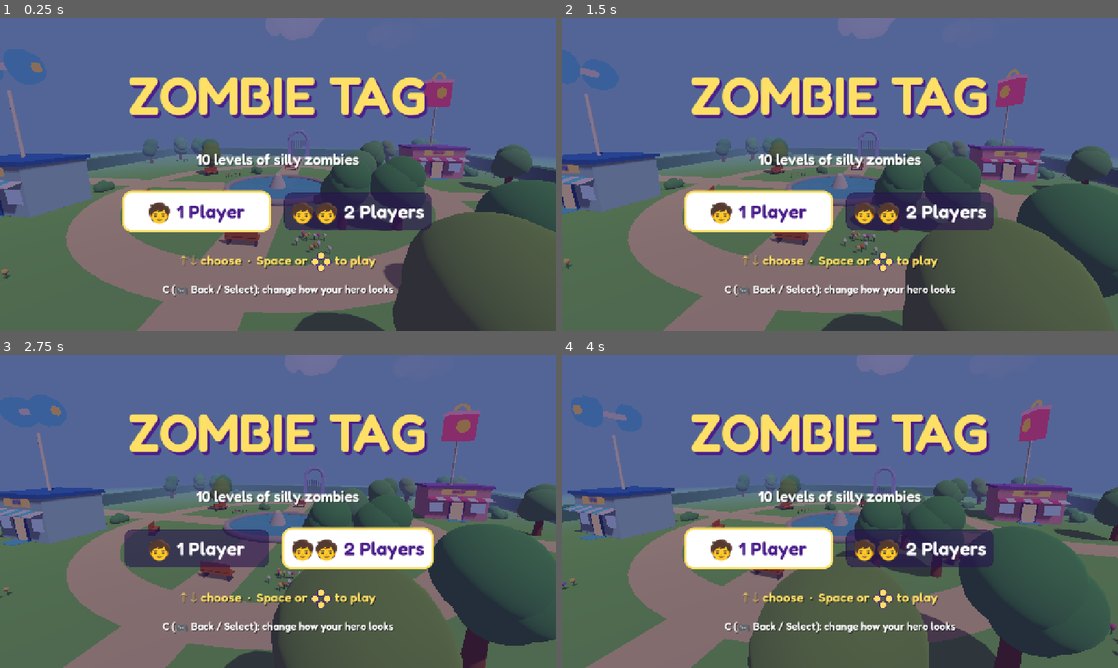
Above: before the commit, frames 1-4 (two rows, left to right).
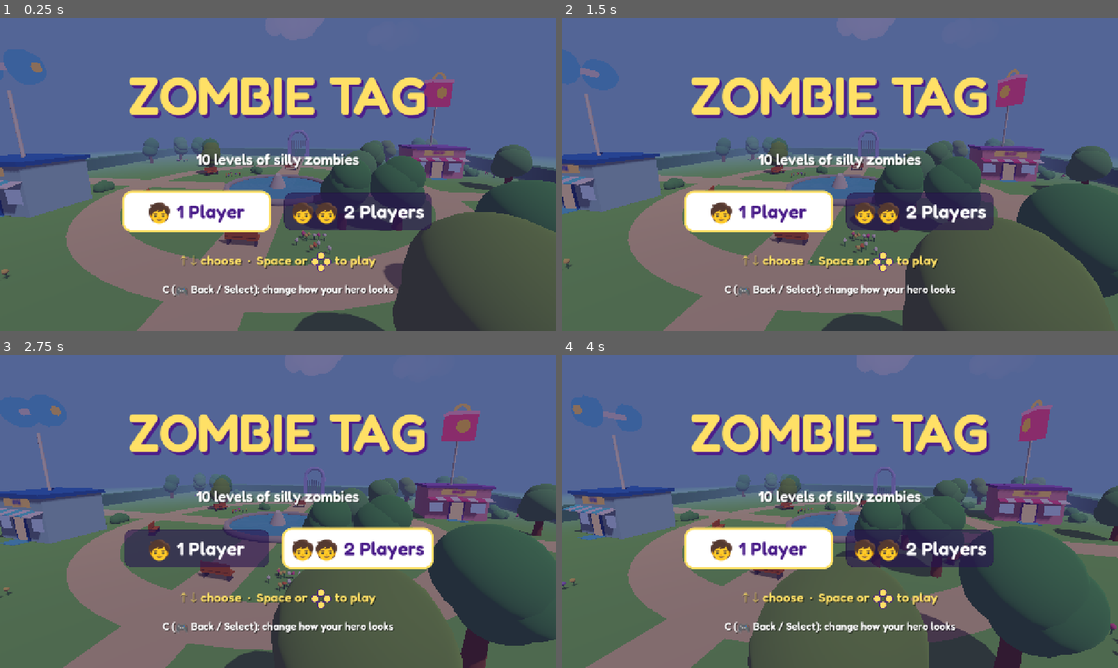
Above: after the commit, the same moments.

Repository: BennyWebb/zombie-tag
Game: Godot game, scene res://scenes/main.tscn
The game is run twice, just before and just after one commit, with the same random seed, the same clock (stepped at 60 frames per second) and the same inputs.
Inputs:
- Up to frame 1 (0.25 s): no input
- Up to frame 2 (1.5 s): tap Enter at 0.5, 0.6 s; hold D (menu_right) 0.53-1.28 s; hold Escape (menu_back) from 1.28 s (still down); tap Keypad Enter at 1.35 s
- Up to frame 3 (2.75 s): release Escape (menu_back) at 2.03 s; hold D (menu_right) from 2.03 s (still down); tap Backspace at 2.1 s
- Up to frame 4 (4 s): release D (menu_right) at 2.78 s; hold W (menu_up) 2.78-3.53 s; tap Q at 2.85 s; hold A (menu_left) from 3.53 s (still down); tap Shift at 3.6 s

The runs differ from the first frame. In frame 1, less than 0.1% of the frame differs, in the area x 16-96%, y 1-56%; in frame 2, less than 0.1%; in frame 3, less than 0.1%; in frame 4, less than 0.1%, in the area x 7-100%, y 0-60%.

Commit message:
Godot: fewer draw calls for scenery, coins and effects; slow frames on F3
- Scenery and the shop and gym are joined up into one mesh per look
  when a level is made (moving parts like the gate, signs and rides stay
  separate): 20-40% fewer draw calls looking into a level.
- All coins are drawn as one MultiMesh instead of a model each, and
  confetti, splashes and floating words are reused rather than made new:
  a zombie pop takes about a quarter of the time it did.
- F3 shows the size the world is really drawn at, and the slowest of the
  last 120 frames, 1 in 20, and how many missed the TV's refresh.

Co-Authored-By: Claude Opus 5.5 <noreply@anthropic.com>
Claude-Session: https://claude.ai/code/session_01LLQA4ZnRtB4LSabNngitDm

Diff:
--- a/godot/scripts/coins.gd
+++ b/godot/scripts/coins.gd
@@ -2,9 +2,39 @@
 extends Node3D
 ## Spinning Tag Bux coins that burst out of popped zombies; walk over them to collect them
 ## (src/coins.js). Close by, they fly to you, and once every zombie is popped they all do.
+## All the coins are drawn together, as one "MultiMesh": a list of where each one is, drawn in one
+## go, which is much quicker than a node for every coin (a popped zombie can drop 25).
+
+const STAND_UP := Basis(Vector3.RIGHT, PI / 2) # the coin model lies flat; coins stand on their edge
 
 var coin_scene: PackedScene = load("res://models/coin.glb")
-var list: Array = [] # each coin: { node, vel, value, age, landed }
+var list: Array = [] # each coin: { pos, spin, vel, value, age, landed }
+var drawers: Array[MultiMeshInstance3D] = [] # (one, or two if some of the coin casts no shadow)
+
+
+func _ready() -> void:
+	var model: Node3D = coin_scene.instantiate()
+	Data.remove_extra_shadows(model)
+	Data.merge_meshes(model, [])
+	for joined in model.get_children():
+		if joined.name.begins_with("joined"):
+			var drawer := MultiMeshInstance3D.new()
+			drawer.multimesh = MultiMesh.new()
+			drawer.multimesh.transform_format = MultiMesh.TRANSFORM_3D
+			drawer.multimesh.mesh = joined.mesh
+			drawer.cast_shadow = joined.cast_shadow
+			add_child(drawer)
+			drawers.append(drawer)
+	model.free()
+
+
+## A coin drawn the same way, for warming up (see main.gd's warm_up).
+func warm_up_coin() -> Node3D:
+	var drawer: MultiMeshInstance3D = drawers[0].duplicate()
+	drawer.multimesh = drawers[0].multimesh.duplicate()
+	drawer.multimesh.instance_count = 1
+	drawer.multimesh.set_instance_transform(0, Transform3D(STAND_UP, Vector3.ZERO))
+	return drawer
 
 
 ## Scatters enough coins to add up to `value` Tag Bux.
@@ -12,23 +42,17 @@
 	var coin_value: int = Data.config.tagBux.coinValue
 	var count := maxi(1, roundi(float(value) / coin_value))
 	for i in count:
-		var spinner := Node3D.new() # spins round; the coin inside stands on its edge
-		var coin: Node3D = coin_scene.instantiate()
-		coin.rotation.x = PI / 2
-		spinner.add_child(coin)
-		Data.remove_extra_shadows(coin)
-		spinner.position = pos
-		spinner.rotation.y = randf() * TAU
-		add_child(spinner)
 		var a := TAU * i / count + randf() * 0.5
 		var s := randf_range(1.5, 3.0)
 		list.append({
-			node = spinner,
+			pos = pos,
+			spin = randf() * TAU,
 			vel = Vector3(cos(a) * s, randf_range(4, 6), sin(a) * s),
 			value = value if count == 1 else coin_value,
 			age = 0.0,
 			landed = false,
 		})
+	draw()
 
 
 ## How many Tag Bux are still lying about (or flying to you).
@@ -40,9 +64,20 @@
 
 
 func clear() -> void:
-	for c in list:
-		c.node.queue_free()
 	list.clear()
+	draw()
+
+
+## Tells the MultiMesh where every coin is now.
+func draw() -> void:
+	for drawer in drawers:
+		var mm := drawer.multimesh
+		if mm.instance_count < list.size():
+			mm.instance_count = list.size() + 32 # (room for a few more)
+		mm.visible_instance_count = list.size()
+		for i in list.size():
+			var c: Dictionary = list[i]
+			mm.set_instance_transform(i, Transform3D(Basis(Vector3.UP, c.spin) * STAND_UP, c.pos))
 
 
 ## Moves the coins and gives them to whoever touches them first. pull_all: every coin flies to
@@ -53,9 +88,9 @@
 	var collected := []
 	for i in range(list.size() - 1, -1, -1):
 		var c: Dictionary = list[i]
-		var pos: Vector3 = c.node.position
+		var pos: Vector3 = c.pos
 		c.age += delta
-		c.node.rotate_y(delta * 4)
+		c.spin += delta * 4
 
 		var nearest = null
 		var nearest_dist := INF
@@ -87,10 +122,10 @@
 					c.landed = true
 		else:
 			pos.y = 0.5 + sin(c.age * 3 + i) * 0.08 # a gentle bob
-		c.node.position = pos
+		c.pos = pos
 
 		if nearest and ready and Vector2(nearest.position.x - pos.x, nearest.position.z - pos.z).length() < nearest.radius + t.pickupDistance:
 			collected.append([nearest, c.value])
-			c.node.queue_free()
 			list.remove_at(i)
+	draw()
 	return collected
--- a/godot/scripts/data.gd
+++ b/godot/scripts/data.gd
@@ -50,6 +50,63 @@
 		remove_extra_shadows(child)
 
 
+## Joins up the parts of a model that never move into as few meshes as possible: one for each
+## look (colour, shine, glow...), since drawing each mesh costs the processor time, however small it
+## is. Parts under `keep` (things that move, spin or get hidden) and hidden parts stay as they are.
+## The joined-up parts keep their nodes, with no mesh, so anything inside them stays too.
+func merge_meshes(model: Node3D, keep: Array) -> void:
+	var groups := {} # [the look, whether it casts a shadow, the mesh's layout] -> [SurfaceTool, material]
+	for node in model.find_children("*", "MeshInstance3D", true, false):
+		var m: MeshInstance3D = node
+		if m.mesh == null or keep.any(func(k): return k and (k == m or k.is_ancestor_of(m))):
+			continue
+		# where it is in the model (and whether it's hidden), from its own place in each part it's in
+		var place := Transform3D.IDENTITY
+		var shown := true
+		var part: Node = m
+		while part != model:
+			place = part.transform * place
+			shown = shown and part.visible
+			part = part.get_parent()
+		if not shown:
+			continue
+		if range(m.mesh.get_surface_count()).any(func(i): return m.mesh.surface_get_primitive_type(i) != Mesh.PRIMITIVE_TRIANGLES):
+			continue # (something unusual: left as it is)
+		for i in m.mesh.get_surface_count():
+			var material := m.get_active_material(i)
+			var key := [look(material), m.cast_shadow, m.mesh.surface_get_format(i) & Mesh.ARRAY_FORMAT_INDEX - 1]
+			if not groups.has(key):
+				var st := SurfaceTool.new()
+				st.begin(Mesh.PRIMITIVE_TRIANGLES)
+				groups[key] = [st, material]
+			groups[key][0].append_from(m.mesh, i, place)
+		m.mesh = null
+	var by_shadow := {} # one mesh for the parts with shadows, and one for the ones without
+	for key in groups:
+		if not by_shadow.has(key[1]):
+			var joined := MeshInstance3D.new()
+			joined.name = "joined"
+			joined.mesh = ArrayMesh.new()
+			joined.cast_shadow = key[1]
+			model.add_child(joined)
+			by_shadow[key[1]] = joined
+		var mesh: ArrayMesh = by_shadow[key[1]].mesh
+		groups[key][0].commit(mesh)
+		mesh.surface_set_material(mesh.get_surface_count() - 1, groups[key][1])
+
+
+## What a material looks like, as a list of its settings, so two materials that look the same (but
+## are separate copies) can share a mesh.
+static func look(material: Material) -> Array:
+	if not material is BaseMaterial3D:
+		return [material]
+	var settings := []
+	for p in material.get_property_list():
+		if p.usage & PROPERTY_USAGE_STORAGE and not p.name.begins_with("resource_") and p.name != "script":
+			settings.append(material.get(p.name))
+	return settings
+
+
 ## Every mesh in a model whose material has this name (like "skin"), with the surface it's on.
 func find_material_uses(model: Node, material_name: String) -> Array:
 	var found := []
--- a/godot/scripts/effects.gd
+++ b/godot/scripts/effects.gd
@@ -3,7 +3,8 @@
 ## Bursts of confetti, splashes where shots land, and words that float up, like "POP!"
 ## (src/effects.js).
 ## Each burst is a CPUParticles3D: one node draws all its bits at once, which is much quicker than
-## a node for every bit.
+## a node for every bit. Finished bursts and words are kept to use again, since making new ones
+## in the middle of a fight takes time.
 
 const CONFETTI_COLOURS := [0xff4f8b, 0xffe066, 0x4fc3f7, 0x9cff57, 0xb28dff, 0xff8a3d]
 
@@ -11,6 +12,8 @@
 var confetti_colours := Gradient.new()
 var splash_colours := {} # each kind of shot's colours, as a Gradient (made when first needed)
 var texts: Array = [] # [Label3D, life left]
+var spare_bursts: Array[CPUParticles3D] = []
+var spare_labels: Array[Label3D] = []
 var font: Font = load("res://fonts/fredoka_bold.tres")
 
 
@@ -69,11 +72,8 @@
 
 ## A burst of confetti when a zombie pops.
 func confetti(pos: Vector3, count := 70) -> void:
-	var p := CPUParticles3D.new()
-	p.mesh = confetti_mesh
+	var p := burst()
 	p.amount = count
-	p.one_shot = true
-	p.explosiveness = 1.0
 	p.lifetime = 2.4
 	p.lifetime_randomness = 0.33
 	p.direction = Vector3.UP
@@ -86,11 +86,11 @@
 	p.angular_velocity_min = -600
 	p.angular_velocity_max = 600
 	p.particle_flag_rotate_y = true
+	p.scale_amount_min = 1.0
+	p.scale_amount_max = 1.0
 	p.color_initial_ramp = confetti_colours
 	p.position = pos
-	add_child(p)
-	p.emitting = true
-	p.finished.connect(p.queue_free)
+	p.restart()
 
 
 ## A little burst of drops (water, goo, snow, pumpkin...) where a shot lands. shot: which kind,
@@ -98,11 +98,8 @@
 func splash(pos: Vector3, shot: String, count := 12, power := 1.0) -> void:
 	if not splash_colours.has(shot):
 		splash_colours[shot] = pick_one_of(Data.models.models["shots/" + shot].splashColours)
-	var p := CPUParticles3D.new()
-	p.mesh = confetti_mesh
+	var p := burst()
 	p.amount = count
-	p.one_shot = true
-	p.explosiveness = 1.0
 	p.lifetime = 0.7 * power
 	p.lifetime_randomness = 0.43
 	p.direction = Vector3.UP
@@ -116,27 +113,45 @@
 	p.angular_velocity_max = 600
 	p.scale_amount_min = power
 	p.scale_amount_max = power
+	p.particle_flag_rotate_y = false
 	p.color_initial_ramp = splash_colours[shot]
 	p.position = pos
+	p.restart()
+
+
+## A burst to use: a finished one, or a new one if they're all busy. (Each use sets everything it
+## needs, since the last use might have been something else.)
+func burst() -> CPUParticles3D:
+	if not spare_bursts.is_empty():
+		return spare_bursts.pop_back()
+	var p := CPUParticles3D.new()
+	p.mesh = confetti_mesh
+	p.one_shot = true
+	p.explosiveness = 1.0
+	p.emitting = false
 	add_child(p)
-	p.emitting = true
-	p.finished.connect(p.queue_free)
+	p.finished.connect(func(): spare_bursts.append(p))
+	return p
 
 
 ## A word that floats up and fades away, like "POP!".
 func float_text(pos: Vector3, text: String, colour: Color, size := 1.6) -> void:
-	var label := Label3D.new()
+	var label: Label3D = spare_labels.pop_back() if not spare_labels.is_empty() else null
+	if label == null:
+		label = Label3D.new()
+		label.font = font
+		label.outline_size = 24
+		label.font_size = 96
+		label.billboard = BaseMaterial3D.BILLBOARD_ENABLED
+		label.no_depth_test = true # it shows in front of everything, like the browser game's
+		add_child(label)
 	label.text = text
-	label.font = font
 	label.modulate = colour
 	label.outline_modulate = Color("4b1e8a")
-	label.outline_size = 24
-	label.font_size = 96
 	label.pixel_size = size / 300.0
-	label.billboard = BaseMaterial3D.BILLBOARD_ENABLED
-	label.no_depth_test = true # it shows in front of everything, like the browser game's
+	label.scale = Vector3.ONE
 	label.position = pos
-	add_child(label)
+	label.visible = true
 	texts.append([label, 1.0])
 
 
@@ -149,5 +164,6 @@
 		label.modulate.a = minf(1.0, t[1] * 2.0)
 		label.outline_modulate.a = label.modulate.a
 		if t[1] <= 0:
-			label.queue_free()
+			label.visible = false
+			spare_labels.append(label)
 			texts.erase(t)
--- a/godot/scripts/hud.gd
+++ b/godot/scripts/hud.gd
@@ -45,6 +45,8 @@
 # anyway, so on Android the overlay leaves those out
 var can_time_drawing := not OS.has_feature("android")
 var game_time := 0.0 # how long the game's own code took this frame, in ms (main.gd sets it)
+var drawn_at := Vector2i() # how many dots each hero's view of the world has (main.gd sets it)
+var frame_times := PackedFloat32Array() # the last 120 frames (2 seconds at 60 fps), in ms, to find the slow ones
 var hearts_shown := -1
 var blink_time := 0.0
 
@@ -465,8 +467,17 @@
 	# messages fade in and out
 	toast_time -= delta
 	toast_label.modulate.a = move_toward(toast_label.modulate.a, 1.0 if toast_time > 0 else 0.0, delta / 0.3)
+	# for 60 fps every frame has to be quick, not just most of them, so the slowest ones are kept too
+	frame_times.append(delta * 1000)
+	if frame_times.size() > 120:
+		frame_times.remove_at(0)
 	if speed.visible:
-		var size := get_viewport().get_visible_rect().size * get_viewport().get_final_transform().get_scale()
+		var slow := frame_times.duplicate()
+		slow.sort()
+		var late := 0 # frames that missed the TV's 60 a second
+		for t in frame_times:
+			if t > 18.0:
+				late += 1
 		# how long things take, in milliseconds (for 60 fps a whole frame has 16.7 ms): the whole
 		# frame, the game's own code, and the drawing: the processor getting it ready and the
 		# graphics chip doing it (or on Android, everything that isn't the game's code, which
@@ -481,9 +492,11 @@
 				cpu += RenderingServer.viewport_get_measured_render_time_cpu(rid)
 				gpu += RenderingServer.viewport_get_measured_render_time_gpu(rid)
 			drawing = "drawing: processor %.1f ms, graphics chip %.1f ms" % [cpu, gpu]
-		speed.text = "%d fps · %d draw calls · %d objects · drawn at %d x %d\nframe %.1f ms · game code %.1f ms · %s" % [
+		speed.text = ("%d fps · %d draw calls · %d objects · world drawn at %d x %d\nframe %.1f ms · game code %.1f ms · %s"
+			+ "\nlast 120 frames: slowest %.1f ms · 1 in 20 slower than %.1f ms · %d late") % [
 			Performance.get_monitor(Performance.TIME_FPS),
 			Performance.get_monitor(Performance.RENDER_TOTAL_DRAW_CALLS_IN_FRAME),
 			Performance.get_monitor(Performance.RENDER_TOTAL_OBJECTS_IN_FRAME),
-			size.x, size.y, frame, game_time, drawing,
+			drawn_at.x, drawn_at.y, frame, game_time, drawing,
+			slow[-1], slow[int(slow.size() * 0.95)], late,
 		]
--- a/godot/scripts/level.gd
+++ b/godot/scripts/level.gd
@@ -46,6 +46,7 @@
 	gate.find_child("open", true, false).visible = false
 	carousel = scenery.find_child("carousel", true, false)
 	ferris_wheel = scenery.find_child("ferrisWheel", true, false)
+	Data.merge_meshes(scenery, [gate, carousel, ferris_wheel])
 	add_sky_and_light()
 	add_lamps()
 	for settings in info.floaters:
@@ -146,6 +147,7 @@
 		# the glowing sign shows above the trees from anywhere, so it isn't fogged
 		for mesh in sign.find_children("*", "MeshInstance3D", true, false):
 			no_fog(mesh)
+		Data.merge_meshes(building, [sign])
 		var size: Dictionary = info.buildingSize
 		colliders.append({ x = pair[1].x, z = pair[1].z, hw = size.halfWidth, hd = size.halfDepth })
 		# the door is on the +z side; you come back out a little way in front of it, facing away
--- a/godot/scripts/main.gd
+++ b/godot/scripts/main.gd
@@ -181,6 +181,7 @@
 		huds[0].set_full_screen()
 	divider.size = Vector2(3, screen.y)
 	divider.position = Vector2(screen.x / 2 - 1.5, 0)
+	huds[0].drawn_at = sub_views[0].size # (for the F3 numbers)
 
 
 ## Where each hero begins: side by side with two players.
@@ -343,7 +344,7 @@
 			kinds.append(Data.config.zombies[kind].splitsInto)
 	zombie_scenes = kinds.map(func(kind): return load("res://models/zombies/%s.glb" % kind))
 	var camera := heroes[0].camera
-	var coin: Node3D = coins.coin_scene.instantiate()
+	var coin := coins.warm_up_coin()
 	var zombie: Node3D = load("res://models/zombies/shuffler.glb").instantiate()
 	var hidden: Array[Node3D] = [level.gate.find_child("open", true, false), coin, Zombie.make_health_bar(1)]
 	for part in ["stars", "bubble", "ice"]:
Not shown, changed: godot/README.md
